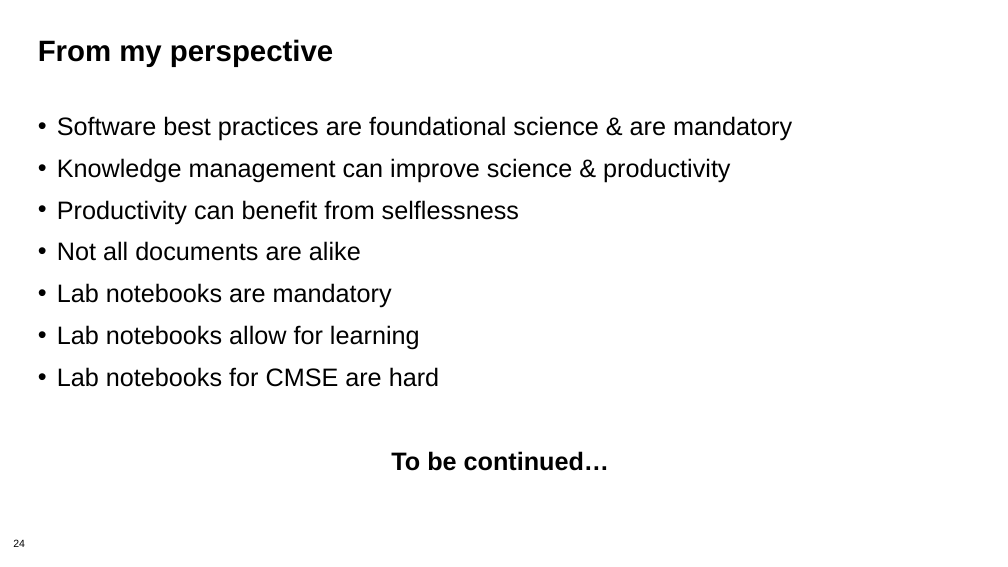
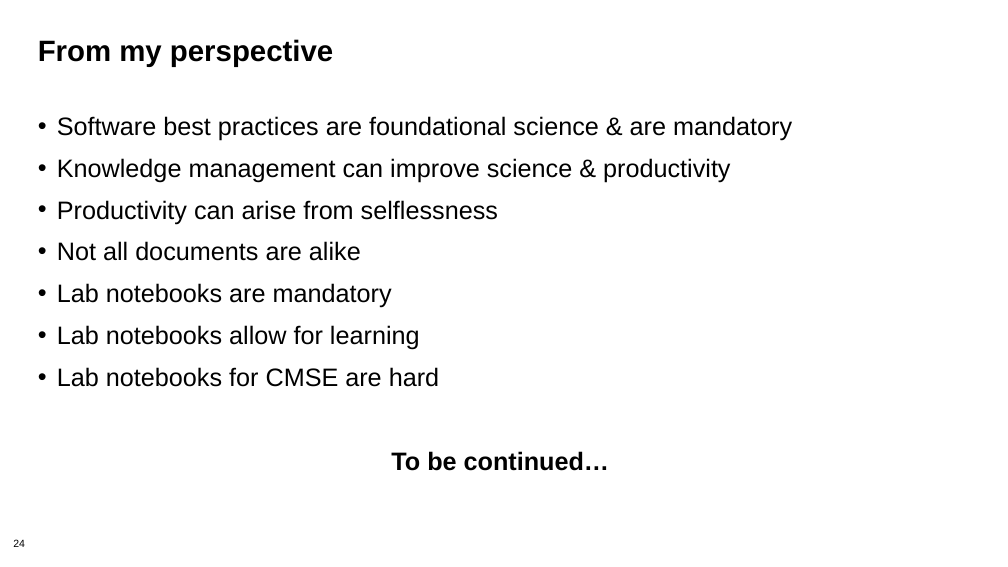
Before and after one commit to bssw-tutorial/presentations, a slide deck: slide 24 of lab-notebooks.pptx. Drawn at 1008x567 pixels with LibreOffice and Linux fonts; fonts in the diff are those of the drawing; background and template pictures are left out. Boxes give left, top, right and bottom in pixels: in the first picture for what was removed or moved away, otherwise in the second. Text is boxed around its words. In the diff, an @@ line names an element or a change of style, - is before the commit and + after.

```diff
--- a/lab-notebooks.pptx
+++ b/lab-notebooks.pptx
@@ text at [57,200,498,224]: text changed @@
-• Productivity can benefit from selflessness
+• Productivity can arise from selflessness
```
Also in this commit, not shown: 1 other slide changed.
